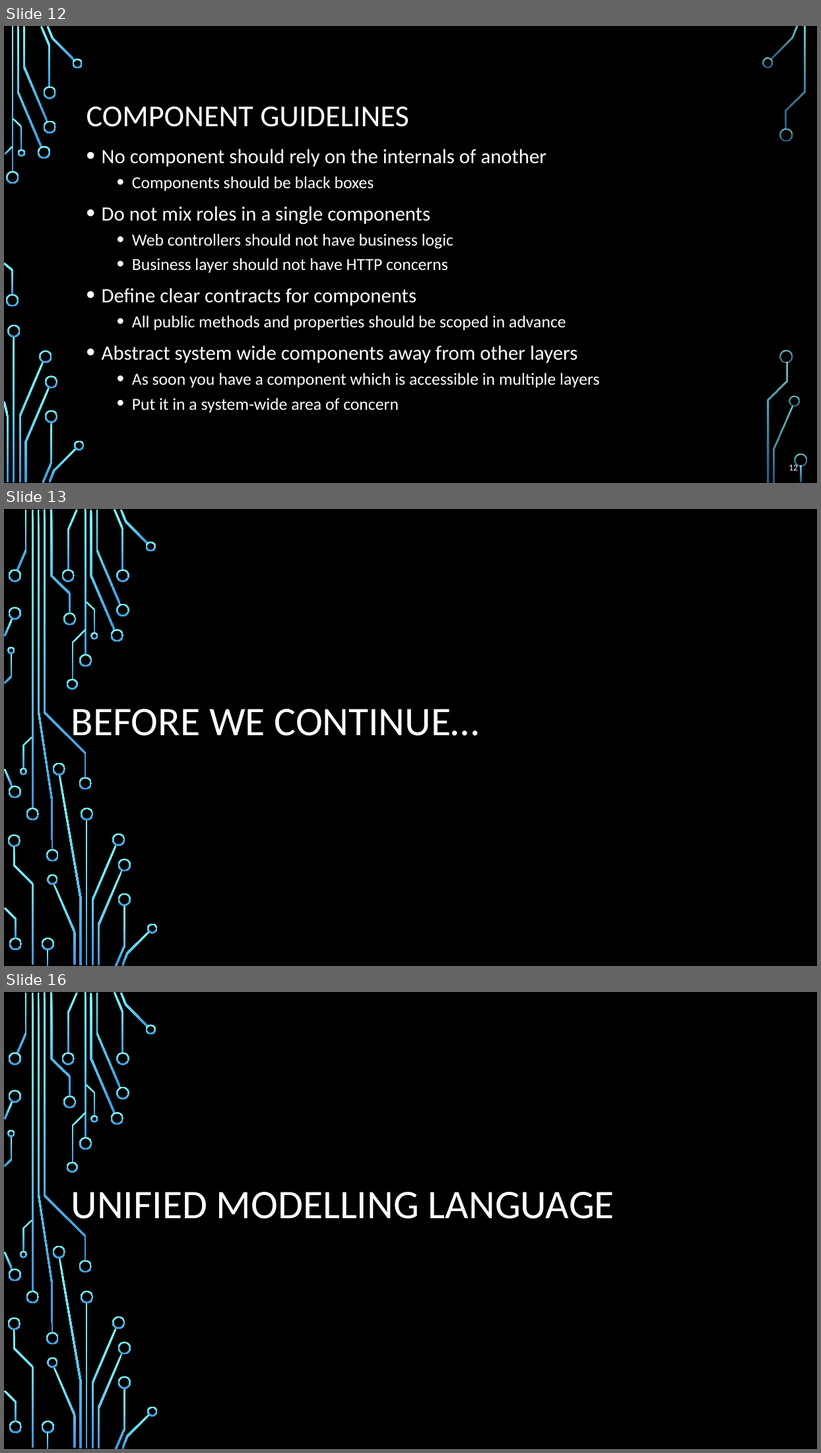
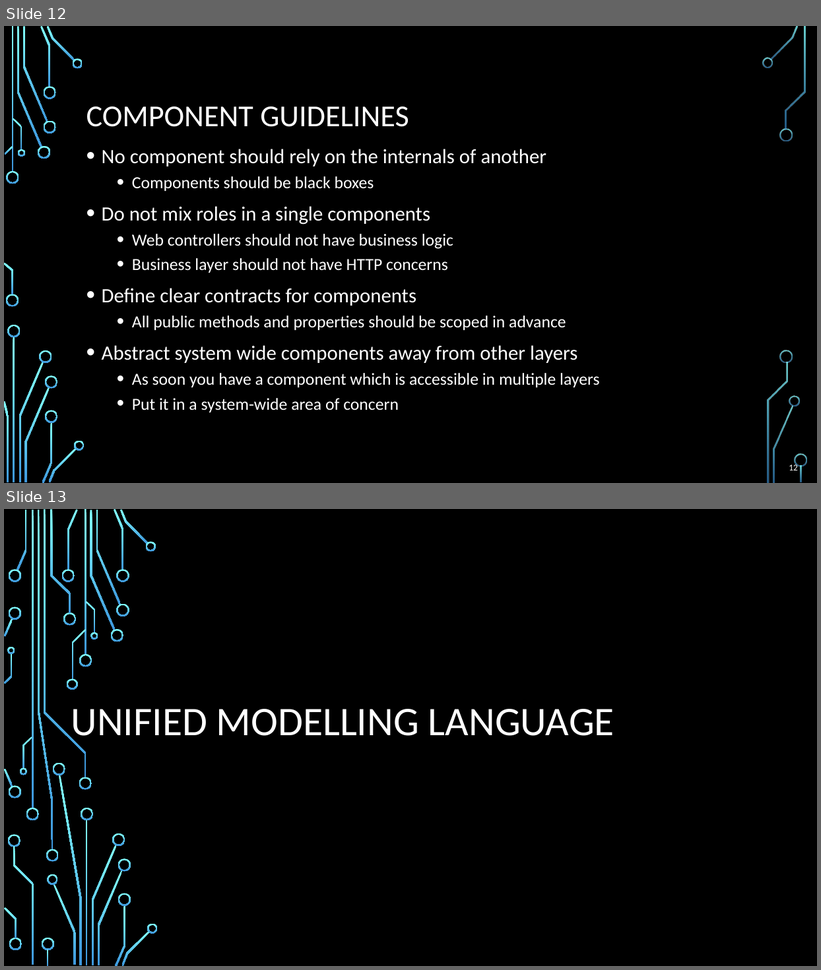
Before and after one commit to profjordanov/doctorate, a slide deck: resources/Software-Architecture-S/Presentation-Part1-Fundamentals-And-Essentials.pptx. Shown one above the other, each under a label of ours: slides 12, 13 and 16 before the commit, slides 12 and 13 after it; the slides between them are not shown. The pictures are 821x1453 and 821x970 pixels, drawn with LibreOffice and Linux fonts; fonts in the diff are those of the drawing; background and template pictures are left out. Boxes give left, top, right and bottom in pixels: in the first picture for what was removed or moved away, otherwise in the second. Text is boxed around its words. In the diff, an @@ line names an element or a change of style, - is before the commit and + after.

```diff
--- a/resources/Software-Architecture-S/Presentation-Part1-Fundamentals-And-Essentials.pptx
+++ b/resources/Software-Architecture-S/Presentation-Part1-Fundamentals-And-Essentials.pptx
@@ slide 13 removed at (4,509,817,966), background picture (left out); not listed: 54 template elements that a slide beside it also shows @@
@@ title removed at (71,709,479,745) @@
-BEFORE WE CONTINUE…
@@ what was slide 16 is now slide 13 @@
```
Also in this commit, not shown: 8 other slides removed, 1 other file.
